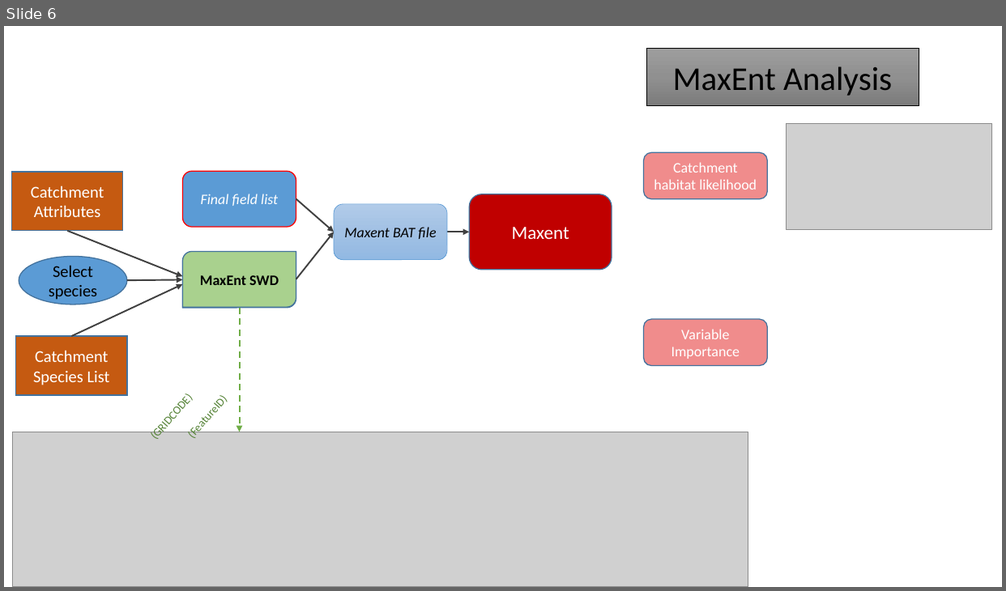
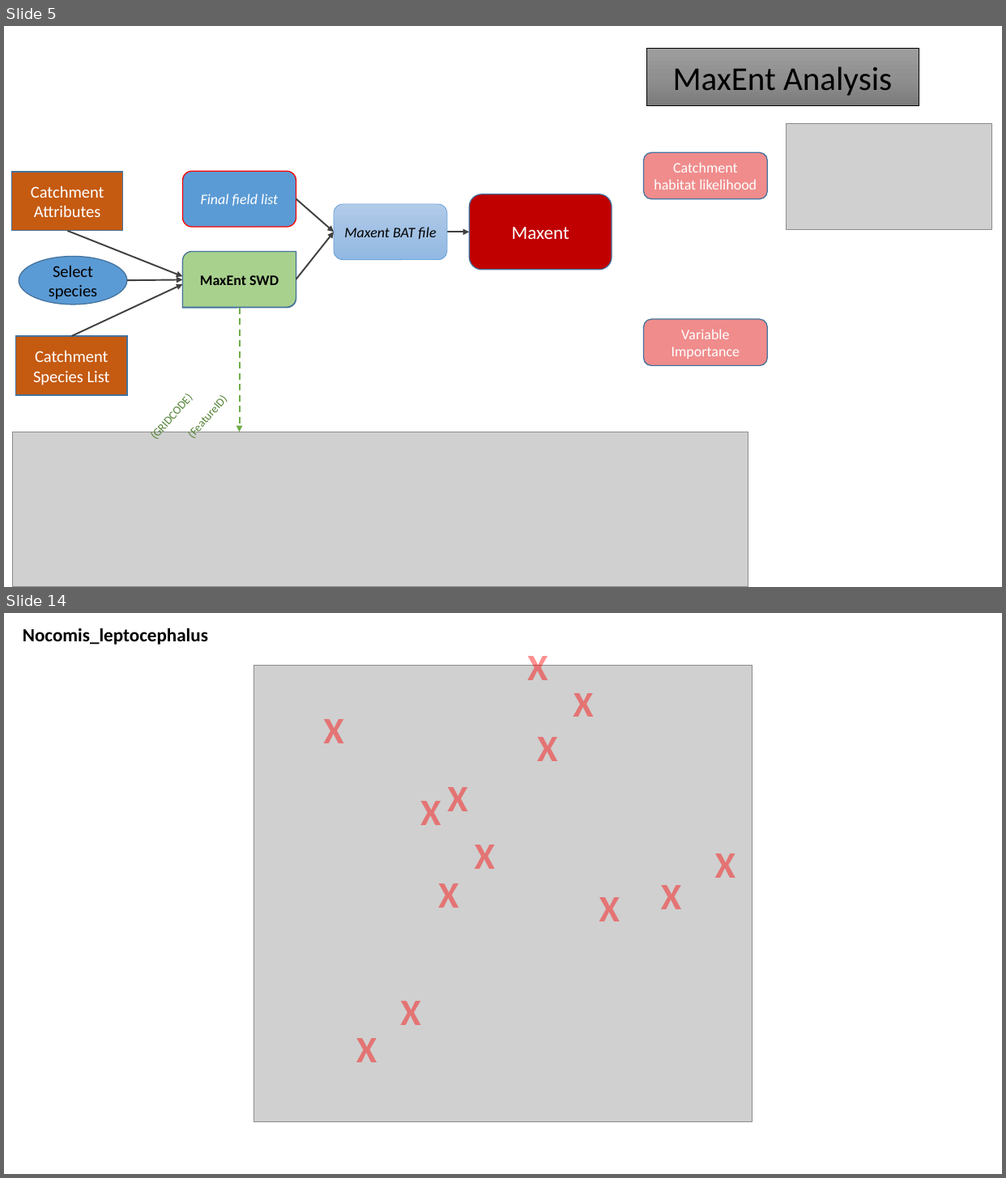
Before and after one commit to Duke-NSOE/EEP, a slide deck: Docs/HabModelWorkflow.pptx. Shown one above the other, each under a label of ours: slide 6 before the commit, slides 5 and 14 after it; the slides between them are not shown. The pictures are 1006x591 and 1006x1178 pixels, drawn with LibreOffice and Linux fonts; fonts in the diff are those of the drawing; grey boxes stand for pictures. Boxes give left, top, right and bottom in pixels: in the first picture for what was removed or moved away, otherwise in the second. Text is boxed around its words. In the diff, an @@ line names an element or a change of style, - is before the commit and + after.

```diff
--- a/Docs/HabModelWorkflow.pptx
+++ b/Docs/HabModelWorkflow.pptx
@@ slide 14 added at (4,613,1002,1174), background #FFFFFF @@
@@ text added at (23,628,208,645), 18 pt, text #000000, bold @@
+Nocomis_leptocephalus
@@ text added at (527,649,548,680), 36 pt, text #FF0000 at 44% opacity, bold @@
+X
@@ picture added at (253,666,752,1122) @@
@@ text added at (573,693,593,717), 36 pt, text #FF0000 at 44% opacity, bold @@
+X
@@ text added at (323,719,343,743), 36 pt, text #FF0000 at 44% opacity, bold @@
+X
@@ text added at (537,737,557,761), 36 pt, text #FF0000 at 44% opacity, bold @@
+X
@@ text added at (420,801,441,825), 36 pt, text #FF0000 at 44% opacity, bold @@
+X
@@ text added at (447,787,467,811), 36 pt, text #FF0000 at 44% opacity, bold @@
+X
@@ text added at (475,845,495,869), 36 pt, text #FF0000 at 44% opacity, bold @@
+X
@@ text added at (715,854,735,878), 36 pt, text #FF0000 at 44% opacity, bold @@
+X
@@ text added at (438,884,458,908), 36 pt, text #FF0000 at 44% opacity, bold @@
+X
@@ text added at (599,897,620,922), 36 pt, text #FF0000 at 44% opacity, bold @@
+X
@@ text added at (661,885,681,909), 36 pt, text #FF0000 at 44% opacity, bold @@
+X
@@ text added at (400,1001,420,1025), 36 pt, text #FF0000 at 44% opacity, bold @@
+X
@@ text added at (356,1038,377,1063), 36 pt, text #FF0000 at 44% opacity, bold @@
+X
@@ what was slide 6 is now slide 5 @@
```
Also in this commit, not shown: 8 other slides added, 2 slides removed.
